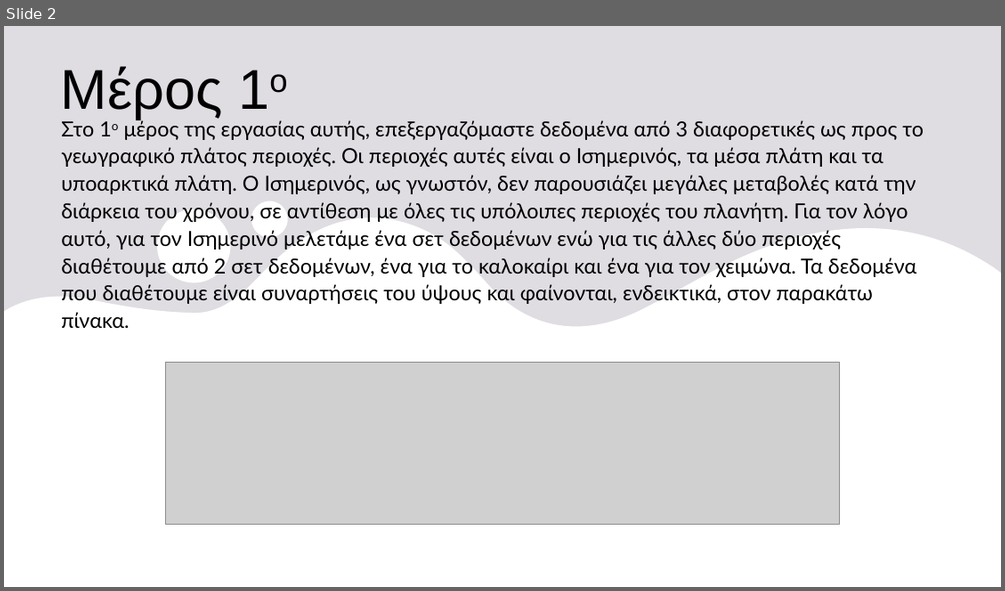
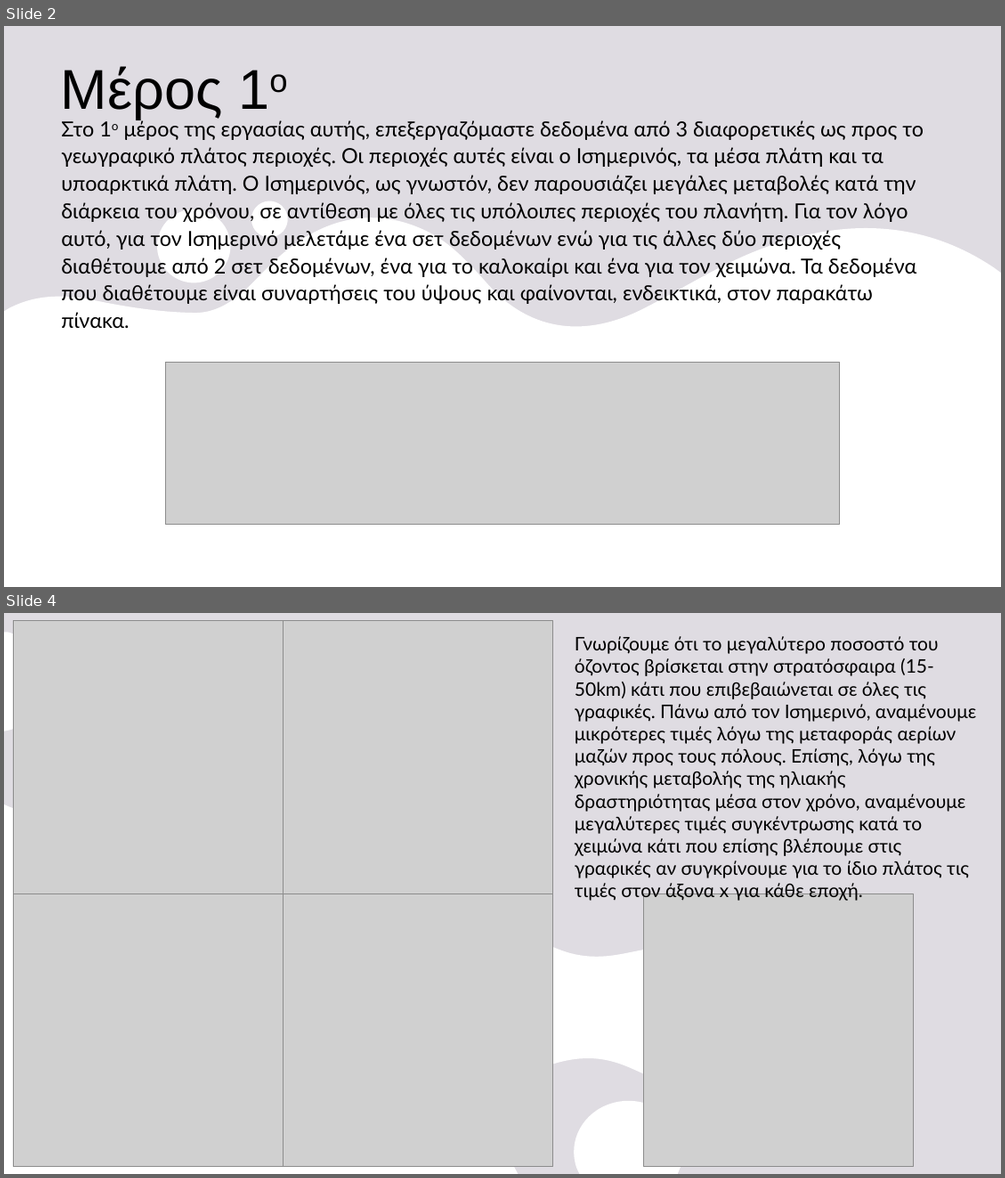
Before and after one commit to nadezsha/MSc---Applied-Meteorology-and-Environmental-Physics, a slide deck: Radiation and Atmosphere Interaction/Report 0/ΕργασίαΜηδέν.pptx. Shown one above the other, each under a label of ours: slide 2 before the commit, slides 2 and 4 after it; the slides between them are not shown. The pictures are 1005x591 and 1005x1178 pixels, drawn with LibreOffice and Linux fonts; fonts in the diff are those of the drawing; grey boxes stand for pictures. Boxes give left, top, right and bottom in pixels: in the first picture for what was removed or moved away, otherwise in the second. Text is boxed around its words. In the diff, an @@ line names an element or a change of style, - is before the commit and + after.

```diff
--- a/Radiation and Atmosphere Interaction/Report 0/ΕργασίαΜηδέν.pptx
+++ b/Radiation and Atmosphere Interaction/Report 0/ΕργασίαΜηδέν.pptx
@@ slide 4 added at box(4, 613, 1001, 1174), background #E5E2E8 @@
@@ rectangle added at box(4, 613, 1001, 1174), fill #AEAEAE at 10% opacity @@
@@ freeform shape added at box(4, 632, 786, 1174), fill #FFFFFF @@
@@ picture added at box(13, 620, 283, 893) @@
@@ picture added at box(283, 620, 553, 893) @@
@@ text added at box(574, 636, 976, 897), 18 pt, text #000000 @@
+Γνωρίζουμε ότι το μεγαλύτερο ποσοστό του όζοντος βρίσκεται στην στρατόσφαιρα (15-50km) κάτι που επιβεβαιώνεται σε όλες τις γραφικές. Πάνω από τον Ισημερινό, αναμένουμε μικρότερες τιμές λόγω της μεταφοράς αερίων μαζών προς τους πόλους. Επίσης, λόγω της χρονικής μεταβολής της ηλιακής δραστηριότητας μέσα στον χρόνο, αναμένουμε μεγαλύτερες τιμές συγκέντρωσης κατά το χειμώνα κάτι που επίσης βλέπουμε στις γραφικές αν συγκρίνουμε για το ίδιο πλάτος τις τιμές στον άξονα x για κάθε εποχή.
@@ picture added at box(13, 893, 283, 1167) @@
@@ picture added at box(283, 893, 553, 1167) @@
@@ picture added at box(644, 893, 914, 1167) @@
```
Also in this commit, not shown: 1 slide changed, 2 other slides added, 3 slides removed.
